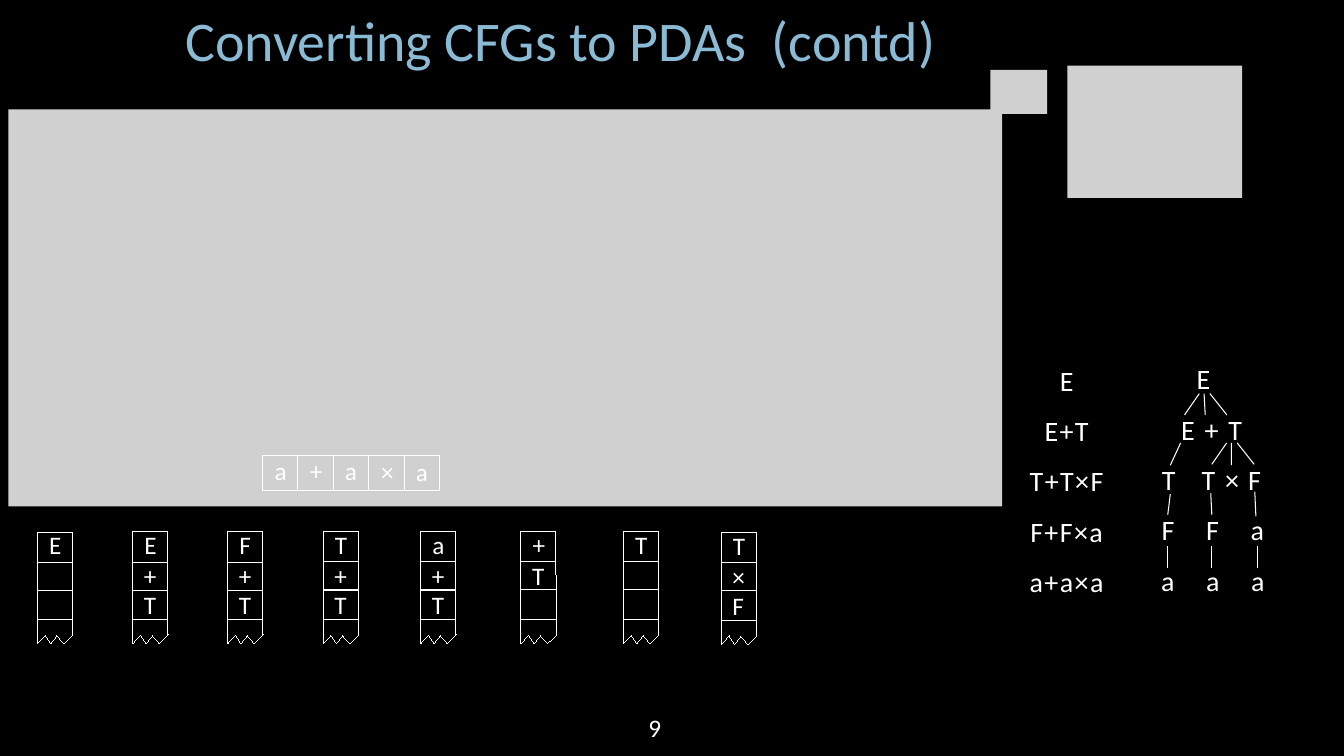
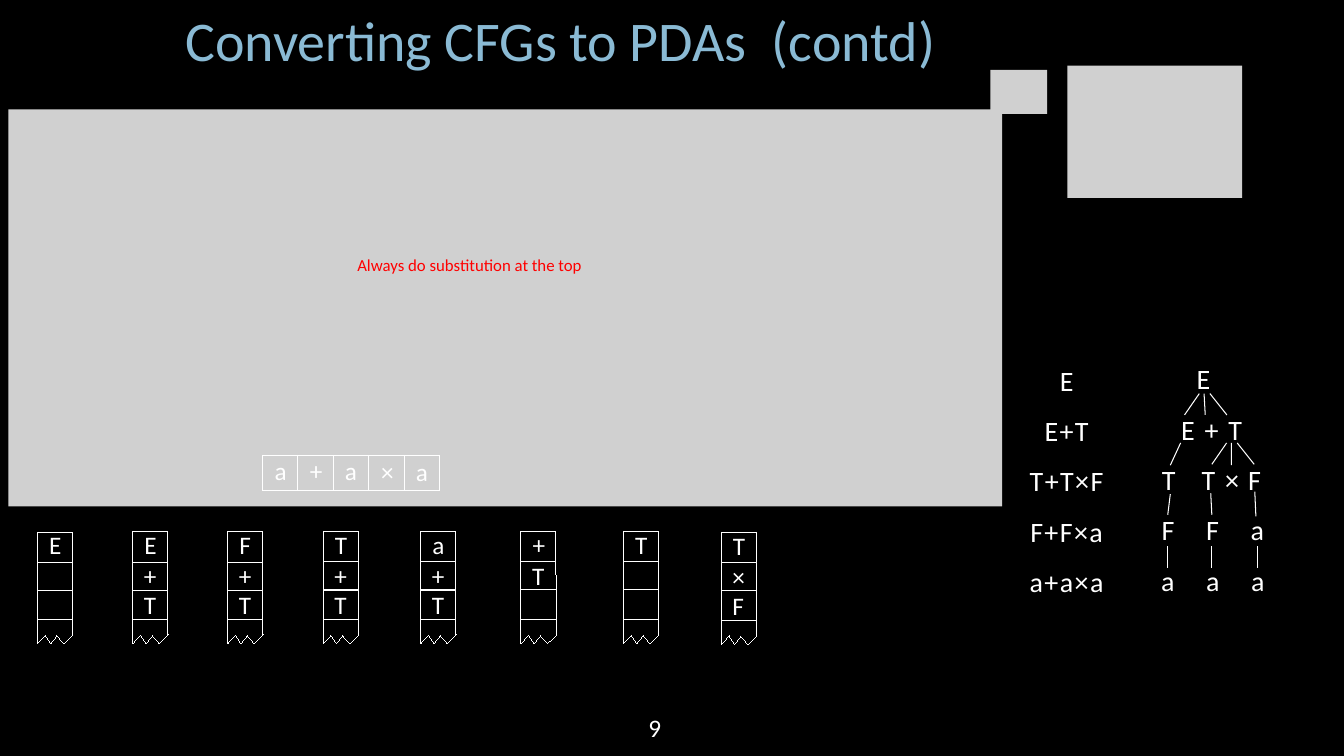
Before and after one commit to Angold-4/AngoCS, a slide deck: slide 10 of MIT 6.840/lectures/lecture04/MIT18_404f20_lec4.pptx (slide 9 before the commit). Drawn at 1344x756 pixels with LibreOffice and Linux fonts; fonts in the diff are those of the drawing; grey boxes stand for pictures. Boxes give left, top, right and bottom in pixels: in the first picture for what was removed or moved away, otherwise in the second. Text is boxed around its words. In the diff, an @@ line names an element or a change of style, - is before the commit and + after.

```diff
--- a/MIT 6.840/lectures/lecture04/MIT18_404f20_lec4.pptx
+++ b/MIT 6.840/lectures/lecture04/MIT18_404f20_lec4.pptx
@@ text added at (357, 259, 581, 274), 12 pt, text #FF0000 @@
+Always do substitution at the top
```
Also in this commit, not shown: 8 other slides changed, 1 slide added, 12 other files.
